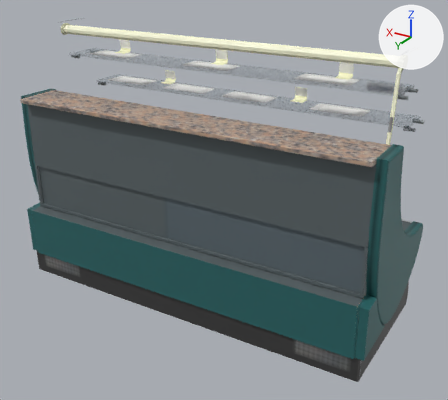
What one commit did to the glTF model assets/glb/display_case.glb.
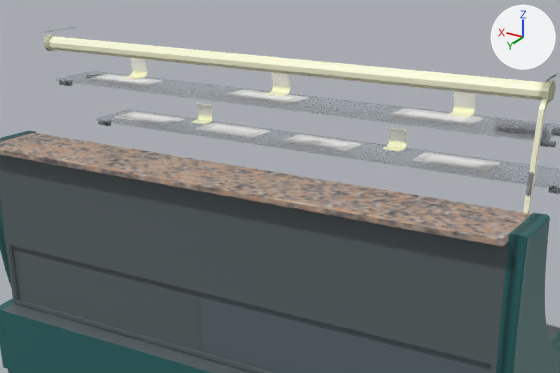
Each version appears first whole from a 50 mm lens placed at (-1.45, 2.36, 1.64), pointed at (-0.06, 0.04, 0.48), and next in a close-up on the part from 7% to 92% of the width and 0% to 63% of the height. Lighting does not change. The marker at upper right points along +X, +Y and +Z. The older version's two pictures come first. Where no turn or scale is listed for an object, it has been applied to the vertices.

Names of what the first close-up shows: 'pastry_case_13_n0', 'pastry_case_14_n0', 'pastry_case_1_n0', 'pastry_case_33_n0', 'pastry_case_36_n0', 'pastry_case_37_n0', 'pastry_case_39_n0', 'pastry_case_3_n0', 'pastry_case_40_n0', 'pastry_case_41_n0', 'pastry_case_5_n0', 'pastry_case_9_n0' and 13 more.
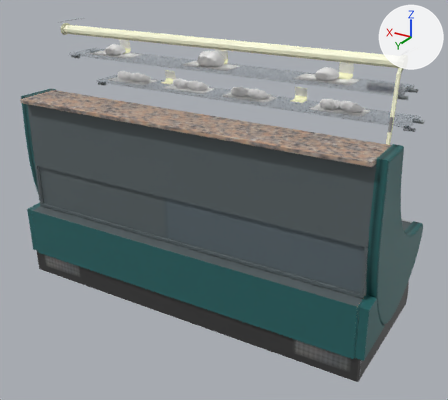
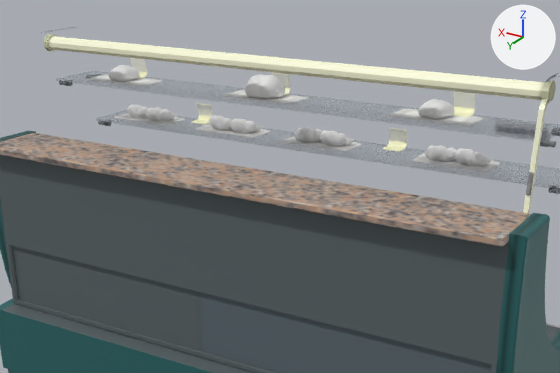
The change in detail:
Picture 'Image_8' (img_image_8) is new.
Picture 'Image_4' (img_image_4) is new.
Material 'Bread_Roll_PBR' (mat_bread_roll_pbr) is new.
Uses the picture img_image_8.
Material 'Homemade_Bread' (mat_homemade_bread) is new.
Its base color is (0.8, 0.8, 0.8) (white #e7e7e7).
Material 'Material.001' (mat_material_001) is new.
Uses the picture img_image_4.
Mesh me_bread_roll_0 is new.
It has 302 vertices, 600 faces and spans x -0.0522..0.0522, y -0.0609..0.0609, z 0.0..0.0645.
It uses material mat_bread_roll_pbr (its picture is missing).
Mesh me_boule_0 is new.
It has 232 vertices, 460 faces and spans x -0.0631..0.0631, y -0.0556..0.0556, z 0.0..0.0687.
It uses material mat_homemade_bread (its picture is missing).
Mesh me_sf_croissant_0 is new.
It has 353 vertices, 702 faces and spans x -0.0623..0.0623, y -0.0447..0.0447, z 0.0..0.0508.
It uses material mat_material_001 (its picture is missing).
Object 'bread_roll_0_n11' (ob_bread_roll_0_n11) is new; it shows me_bread_roll_0.
Its location is (0.617, -0.038, 1.094).
Its rotation in degrees is (0, 0, -5).
Its scale is (0.739, 0.739, 0.739).
Object 'boule_0_n10' (ob_boule_0_n10) is new; it shows me_boule_0.
Its location is (0.059, -0.038, 1.094).
Its rotation in degrees is (0, 0, 9).
Its scale is (0.951, 0.951, 0.951).
Object 'bread_roll_0_n9' (ob_bread_roll_0_n9) is new; it shows me_bread_roll_0.
Its location is (-0.502, -0.038, 1.094).
Its rotation in degrees is (0, 0, -14).
Its scale is (0.739, 0.739, 0.739).
Object 'sf_croissant_0_n8' (ob_sf_croissant_0_n8) is new; it shows me_sf_croissant_0.
Its location is (0.715, -0.222, 0.924).
Its rotation in degrees is (0, 0, -7).
Its scale is (0.883, 0.883, 0.883).
Object 'sf_croissant_0_n7' (ob_sf_croissant_0_n7) is new; it shows me_sf_croissant_0.
Its location is (0.625, -0.222, 0.924).
Its rotation in degrees is (0, 0, 12).
Its scale is (0.883, 0.883, 0.883).
Object 'sf_croissant_0_n6' (ob_sf_croissant_0_n6) is new; it shows me_sf_croissant_0.
Its location is (0.351, -0.222, 0.924).
Its rotation in degrees is (0, 0, -10).
Its scale is (0.883, 0.883, 0.883).
Object 'sf_croissant_0_n5' (ob_sf_croissant_0_n5) is new; it shows me_sf_croissant_0.
Its location is (0.261, -0.222, 0.924).
Its rotation in degrees is (0, 0, 3).
Its scale is (0.883, 0.883, 0.883).
Object 'sf_croissant_0_n4' (ob_sf_croissant_0_n4) is new; it shows me_sf_croissant_0.
Its location is (0.004, -0.222, 0.924).
Its rotation in degrees is (0, 0, 16).
Its scale is (0.883, 0.883, 0.883).
Object 'sf_croissant_0_n3' (ob_sf_croissant_0_n3) is new; it shows me_sf_croissant_0.
Its location is (-0.086, -0.222, 0.924).
Its rotation in degrees is (0, 0, -5).
Its scale is (0.883, 0.883, 0.883).
Object 'sf_croissant_0_n2' (ob_sf_croissant_0_n2) is new; it shows me_sf_croissant_0.
Its location is (-0.457, -0.222, 0.924).
Its rotation in degrees is (0, 0, 9).
Its scale is (0.883, 0.883, 0.883).
Object 'sf_croissant_0_n1' (ob_sf_croissant_0_n1) is new; it shows me_sf_croissant_0.
Its location is (-0.547, -0.222, 0.924).
Its rotation in degrees is (0, 0, -14).
Its scale is (0.883, 0.883, 0.883).

What differs and where, as boxes [x1, y1, x2, y2] in the close-ups (560 x 373 px):
'boule_0_n10', added
    after: [245, 74, 285, 98]
'bread_roll_0_n9', added
    after: [418, 99, 454, 119]
'sf_croissant_0_n1', added
    after: [455, 148, 493, 166]
'sf_croissant_0_n2', added
    after: [425, 145, 456, 161]
'sf_croissant_0_n3', added
    after: [319, 130, 354, 146]
'bread_roll_0_n11', added
    after: [109, 65, 139, 81]
'sf_croissant_0_n5', added
    after: [230, 119, 263, 133]
'sf_croissant_0_n4', added
    after: [294, 128, 322, 142]
'sf_croissant_0_n7', added
    after: [145, 107, 177, 121]
'sf_croissant_0_n6', added
    after: [209, 115, 232, 130]
'sf_croissant_0_n8', added
    after: [127, 104, 148, 118]
